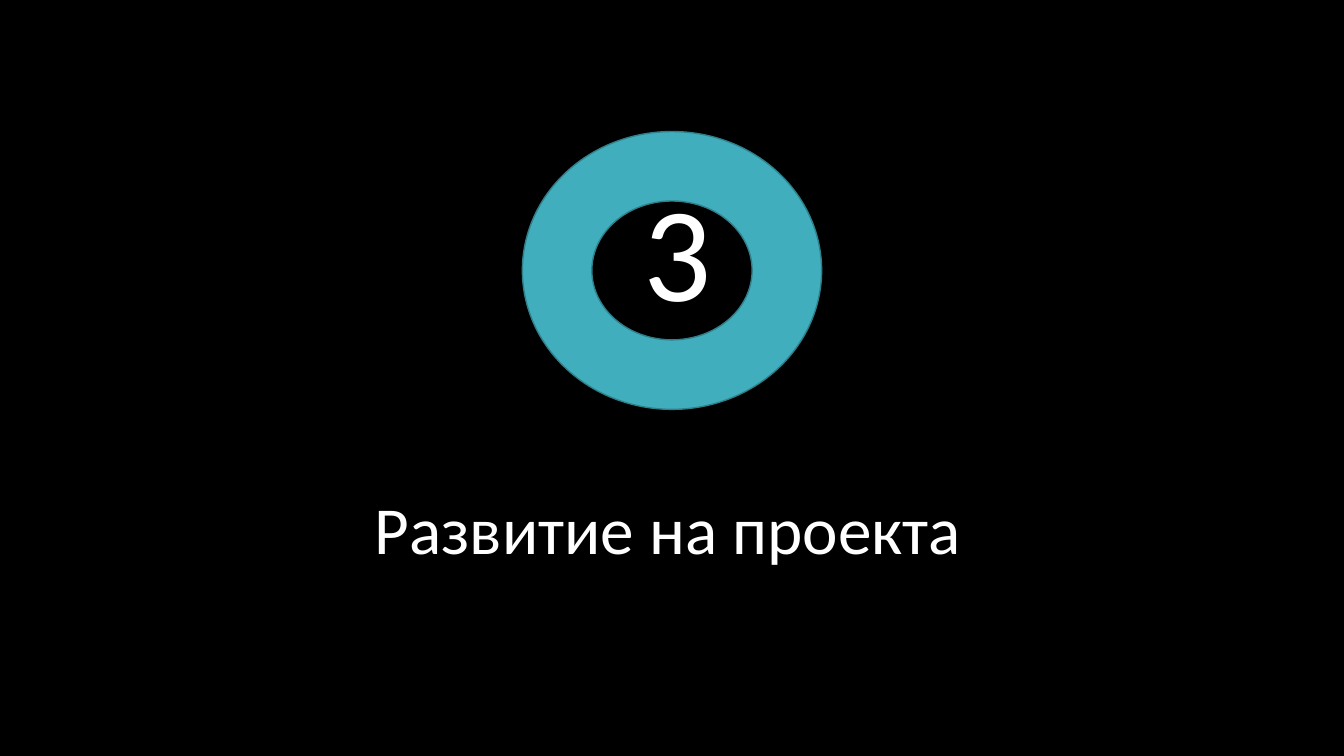
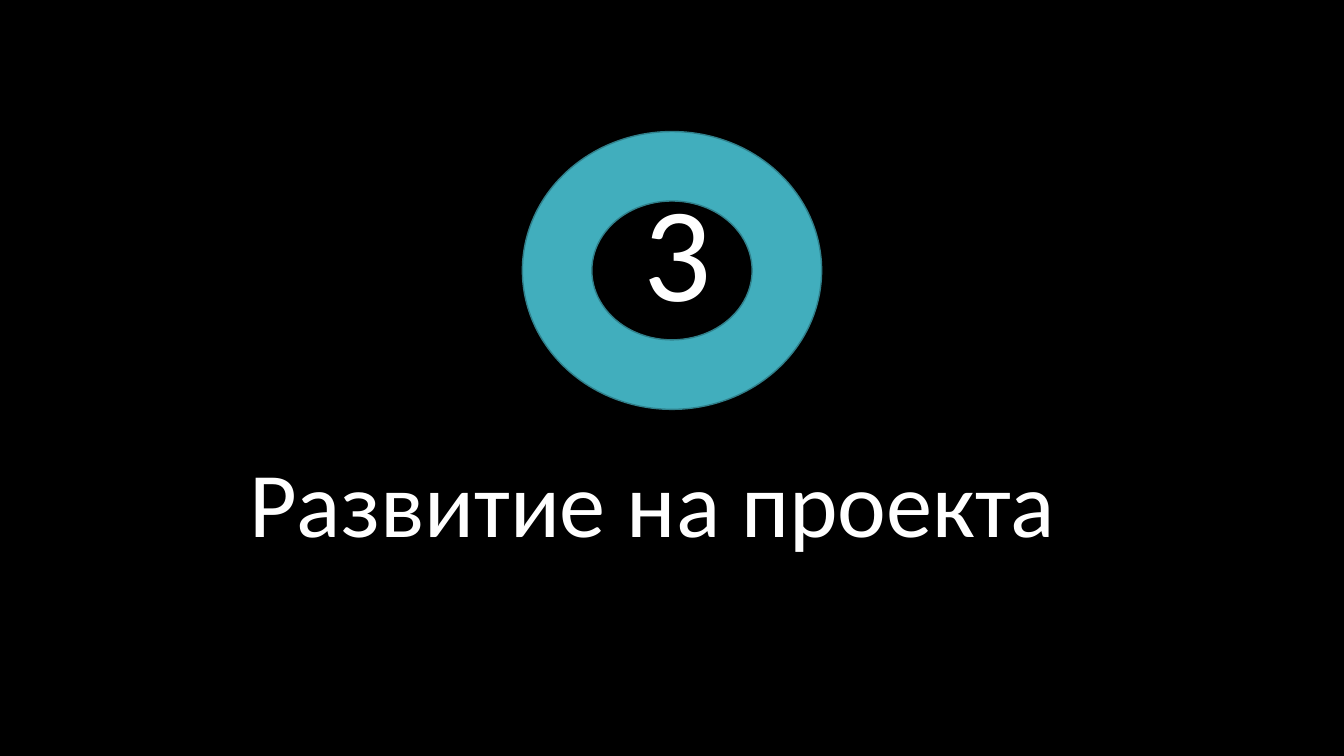
Before and after one commit to EGGeorgieva21/Hangman-project-2022, a slide deck: slide 7 of documentation/presentation.pptx. Drawn at 1344x756 pixels with LibreOffice and Linux fonts; fonts in the diff are those of the drawing; background and template pictures are left out. Boxes give left, top, right and bottom in pixels: in the first picture for what was removed or moved away, otherwise in the second. Text is boxed around its words. In the diff, an @@ line names an element or a change of style, - is before the commit and + after.

```diff
--- a/documentation/presentation.pptx
+++ b/documentation/presentation.pptx
@@ text "Развитие на проекта": place and size @@
-text "Развитие на проекта" at [375, 511, 960, 565]
+text "Развитие на проекта" at [249, 477, 1055, 552]
@@ text "Развитие на проекта" at [249, 477, 1055, 552]: size 48 to 66 pt @@
```
Also in this commit, not shown: 7 other slides changed, 2 slides added, 1 slide removed.
